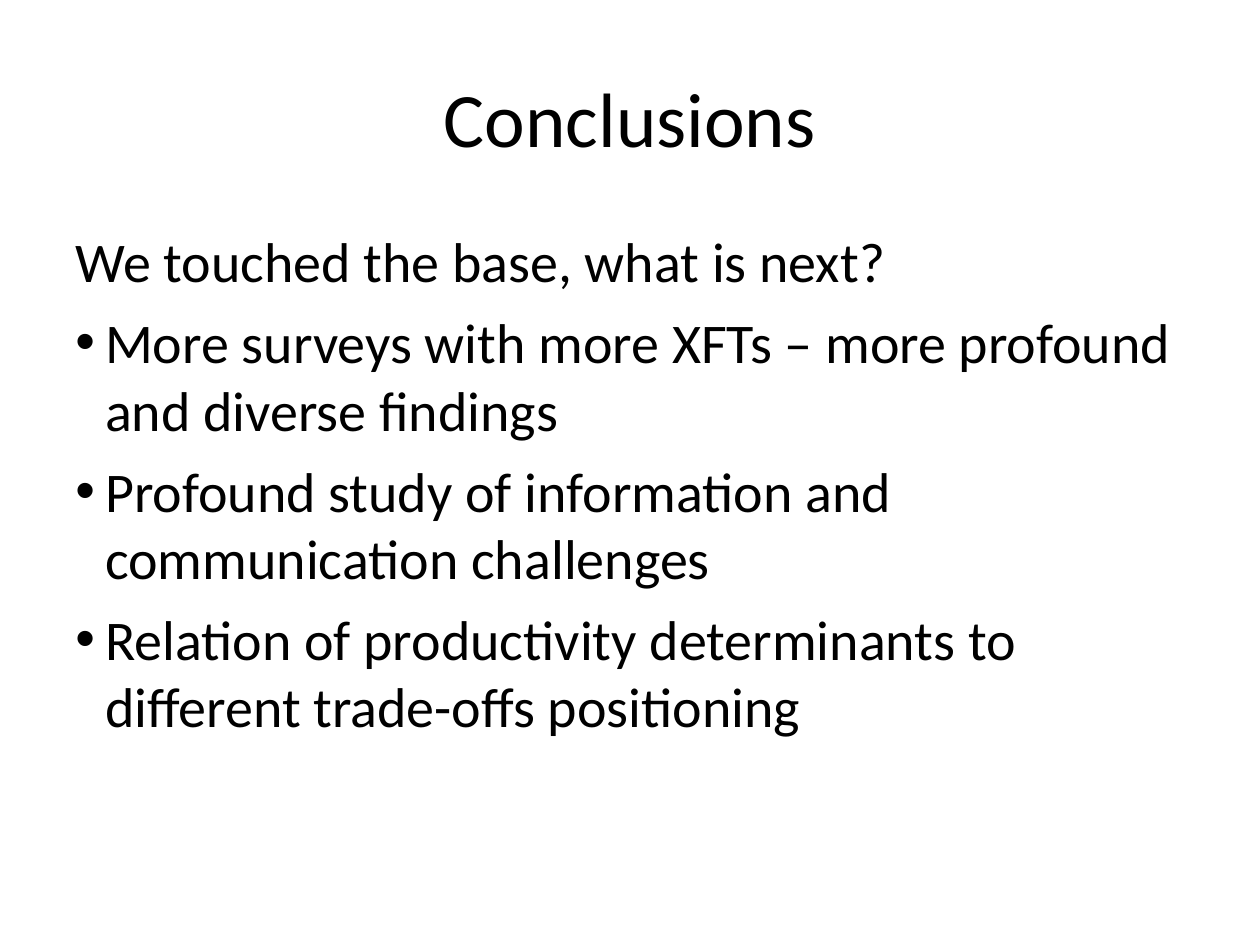
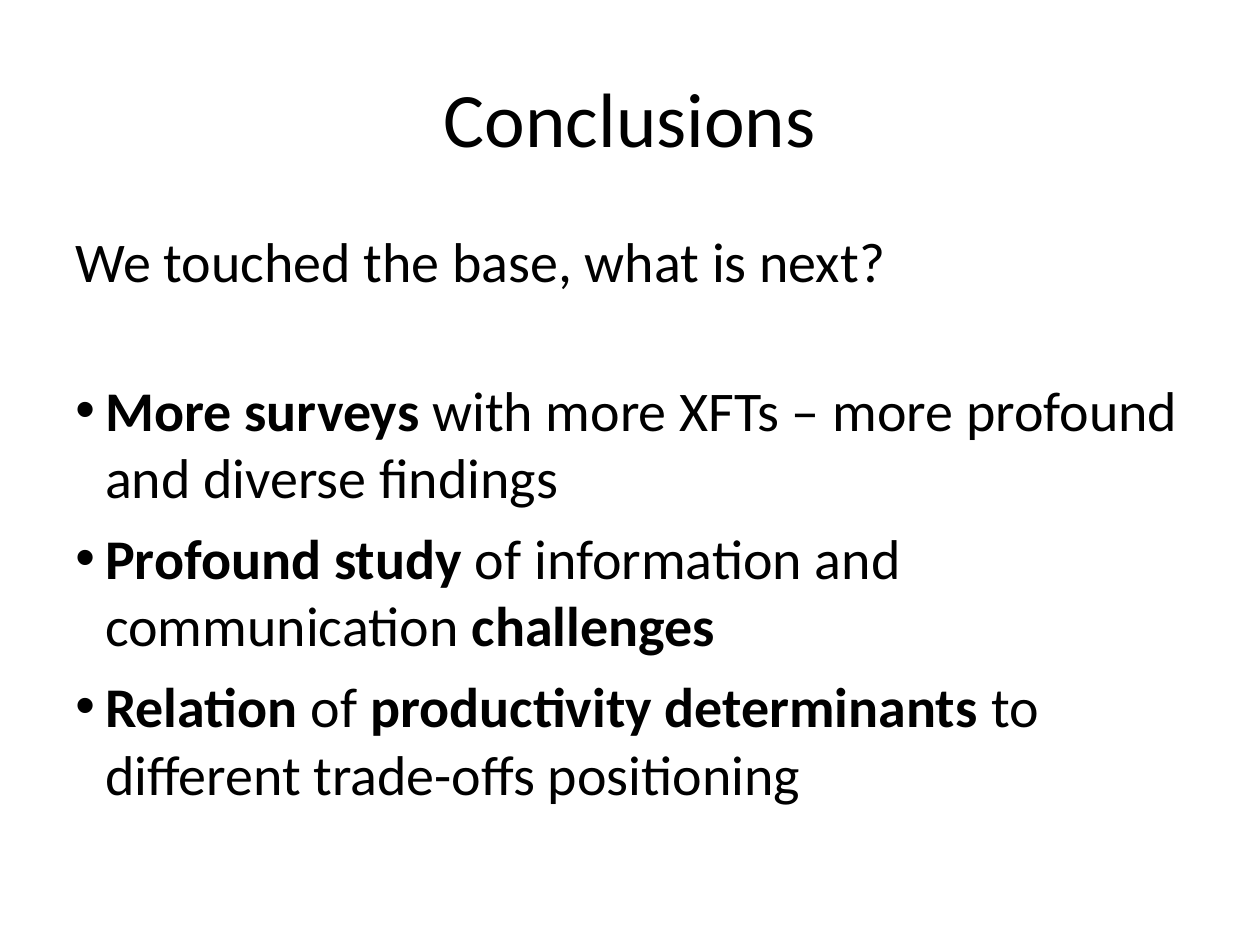
Before and after one commit to tdeekens/msc-thesis, a slide deck: slide 23 of presentations/thesis-presentation-ericsson/Information and Communication in an Agile Environment.ppt (slide 24 before the commit). Drawn at 1260x945 pixels with LibreOffice and Linux fonts; fonts in the diff are those of the drawing. Boxes give left, top, right and bottom in pixels: in the first picture for what was removed or moved away, otherwise in the second. Text is boxed around its words. In the diff, an @@ line names an element or a change of style, - is before the commit and + after.

```diff
--- a/presentations/thesis-presentation-ericsson/Information and Communication in an Agile Environment.ppt
+++ b/presentations/thesis-presentation-ericsson/Information and Communication in an Agile Environment.ppt
@@ text at (105, 392, 1177, 805): bold on in "More surveys", "Profound study challenges", "Relation productivity determinants" @@
```
Also in this commit, not shown: 5 other slides changed, 3 slides added, 4 slides removed, 1 other file.
